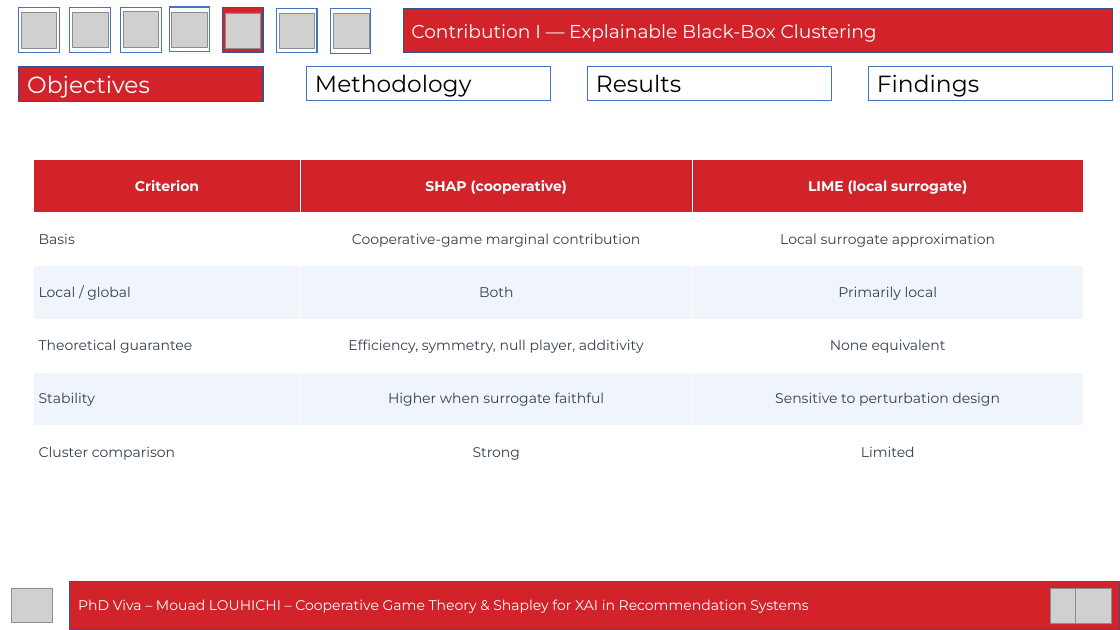
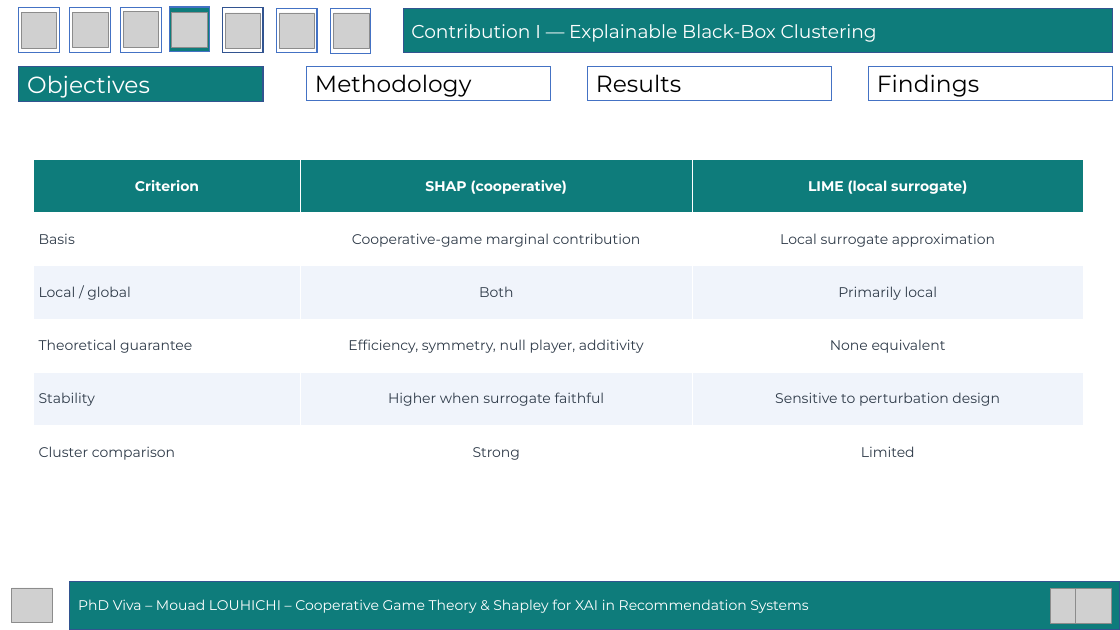
Before and after one commit to mouadlouhichi/phd-prep, a slide deck: slide 26 of viva/MOUAD_LOUHICHI_VIVA_40min.pptx. Drawn at 1120x630 pixels with LibreOffice and Linux fonts; fonts in the diff are those of the drawing; grey boxes stand for pictures. Boxes give left, top, right and bottom in pixels: in the first picture for what was removed or moved away, otherwise in the second. Text is boxed around its words. In the diff, an @@ line names an element or a change of style, - is before the commit and + after.

```diff
--- a/viva/MOUAD_LOUHICHI_VIVA_40min.pptx
+++ b/viva/MOUAD_LOUHICHI_VIVA_40min.pptx
@@ rectangle at box(169, 7, 209, 51): fill #FFFFFF to #0E7C7B @@
@@ rectangle at box(223, 8, 263, 52): fill #D2222A to #FFFFFF @@
@@ fill #D2222A to #0E7C7B in 3 elements at box(70, 581, 1120, 629), box(403, 8, 1113, 53), box(19, 67, 264, 102) @@
@@ table at box(34, 160, 1084, 479) @@
@@ fill #D2222A to #0E7C7B in row 1 @@
@@ text colour #333F50 to #2F3B49 in "Basis", "Cooperative-game marginal contribution", "Local surrogate approximation", "Local / global" and 11 more places @@
```
Also in this commit, not shown: 58 other slides changed, 3 other files.
